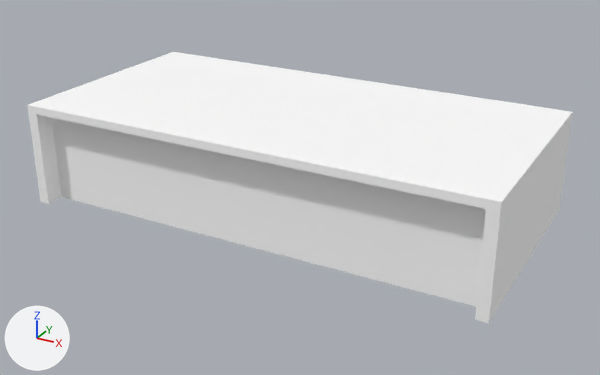
Renders of the glTF model public/3d/item/model__item__shop.ofs_3636_0/3636kg_case_03.gltf from each side of a commit.
Before and after are seen from a camera (50 mm lens) standing at (1.58, -2.85, 1.51) and looking at (0.04, -0.04, 0.11). The lights are fixed; the arrows at lower left show +X, +Y and +Z. The first picture is the older version.

Names of what the first picture shows: '3636kg_case_03'.
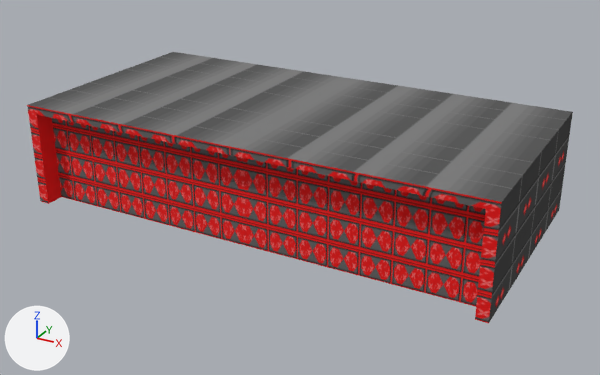
What the commit changed:
Picture 'case_03_2' (img_case_03_2) is new.
Picture 'case_03_0' (img_case_03_0) is new.
Picture 'case_03_1' (img_case_03_1) is new.
In material 'case_03_1' (mat_case_03_1), base_color is no longer (1.0, 1.0, 1.0), white #ffffff.
In material 'case_03_1' (mat_case_03_1), texture is now set to img_case_03_1.
In material 'case_03_0' (mat_case_03_0), base_color is no longer (1.0, 1.0, 1.0), white #ffffff.
In material 'case_03_0' (mat_case_03_0), texture is now set to img_case_03_0.
In material 'case_03_2' (mat_case_03_2), base_color is no longer (1.0, 1.0, 1.0), white #ffffff.
In material 'case_03_2' (mat_case_03_2), texture is now set to img_case_03_2.

Boxes (x1, y1, x2, y2) around the edits, measured in the pictures (600 x 375 px):
'3636kg_case_03', surface changed (darker): (27, 52, 573, 323) in both
